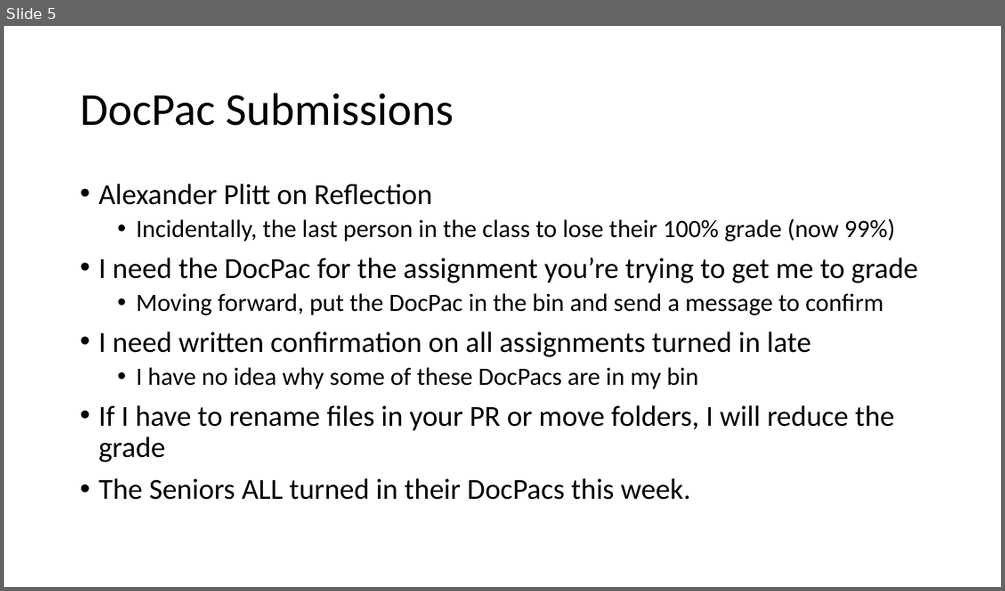
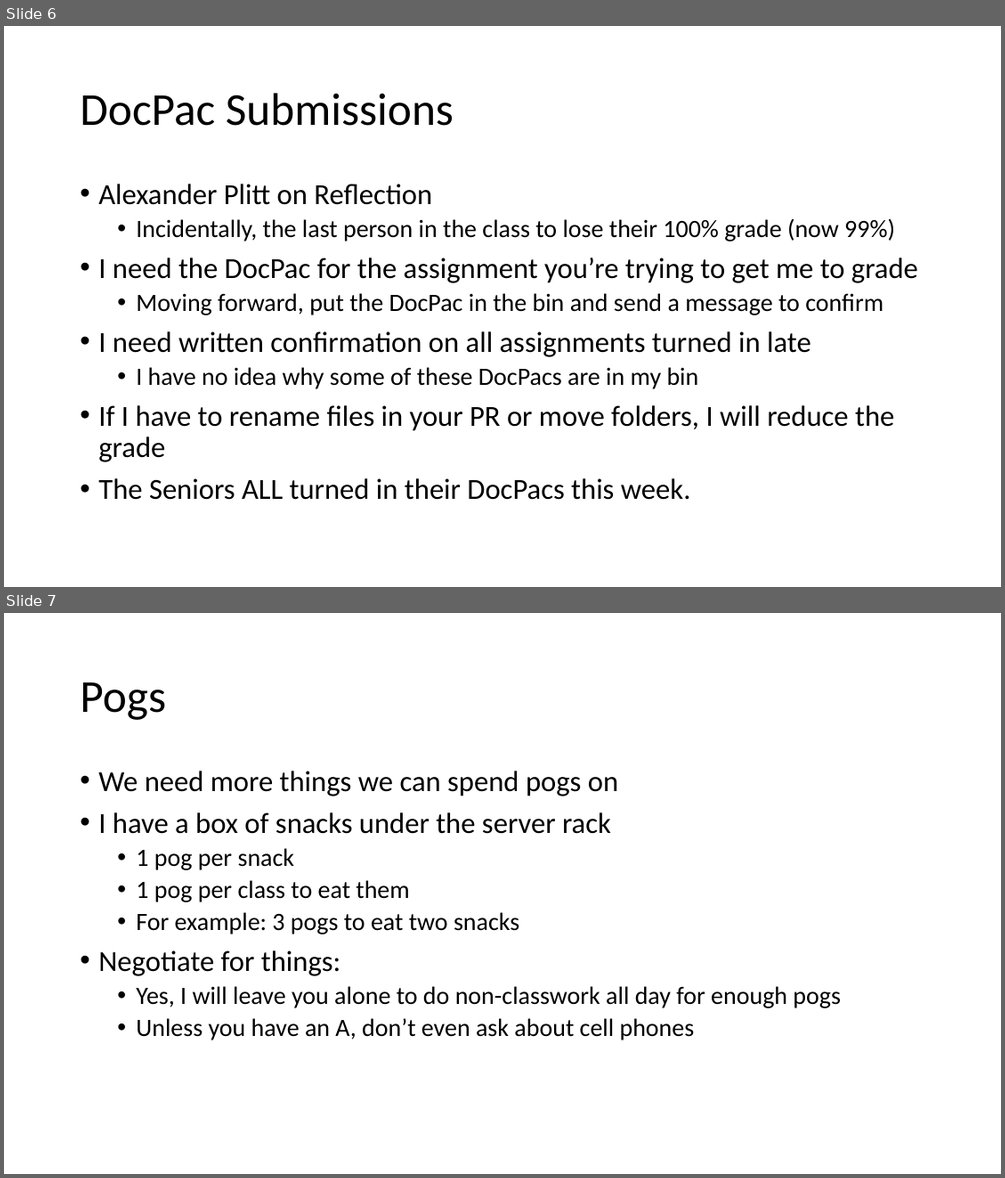
Before and after one commit to parke2023059/docpacs2223, a slide deck: docpac_06071022/Weekly Review.pptx. Shown one above the other, each under a label of ours: slide 5 before the commit, slides 6 and 7 after it. The pictures are 1005x591 and 1005x1178 pixels, drawn with LibreOffice and Linux fonts; fonts in the diff are those of the drawing. Boxes give left, top, right and bottom in pixels: in the first picture for what was removed or moved away, otherwise in the second. Text is boxed around its words. In the diff, an @@ line names an element or a change of style, - is before the commit and + after.

```diff
--- a/docpac_06071022/Weekly Review.pptx
+++ b/docpac_06071022/Weekly Review.pptx
@@ slide 7 added at (x1=4, y1=613, x2=1001, y2=1174), background #FFFFFF @@
@@ title added at (x1=80, y1=682, x2=166, y2=720), 44 pt, text #000000 @@
+Pogs
@@ text added at (x1=98, y1=771, x2=841, y2=1040), 24 pt, text #000000 @@
+• We need more things we can spend pogs on
+• I have a box of snacks under the server rack
+  • 1 pog per snack
+  • 1 pog per class to eat them
+  • For example: 3 pogs to eat two snacks
+• Negotiate for things:
+  • Yes, I will leave you alone to do non-classwork all day for enough pogs
+  • Unless you have an A, don’t even ask about cell phones
@@ what was slide 5 is now slide 6 @@
```
Also in this commit, not shown: 1 other slide added, 3 other files.
